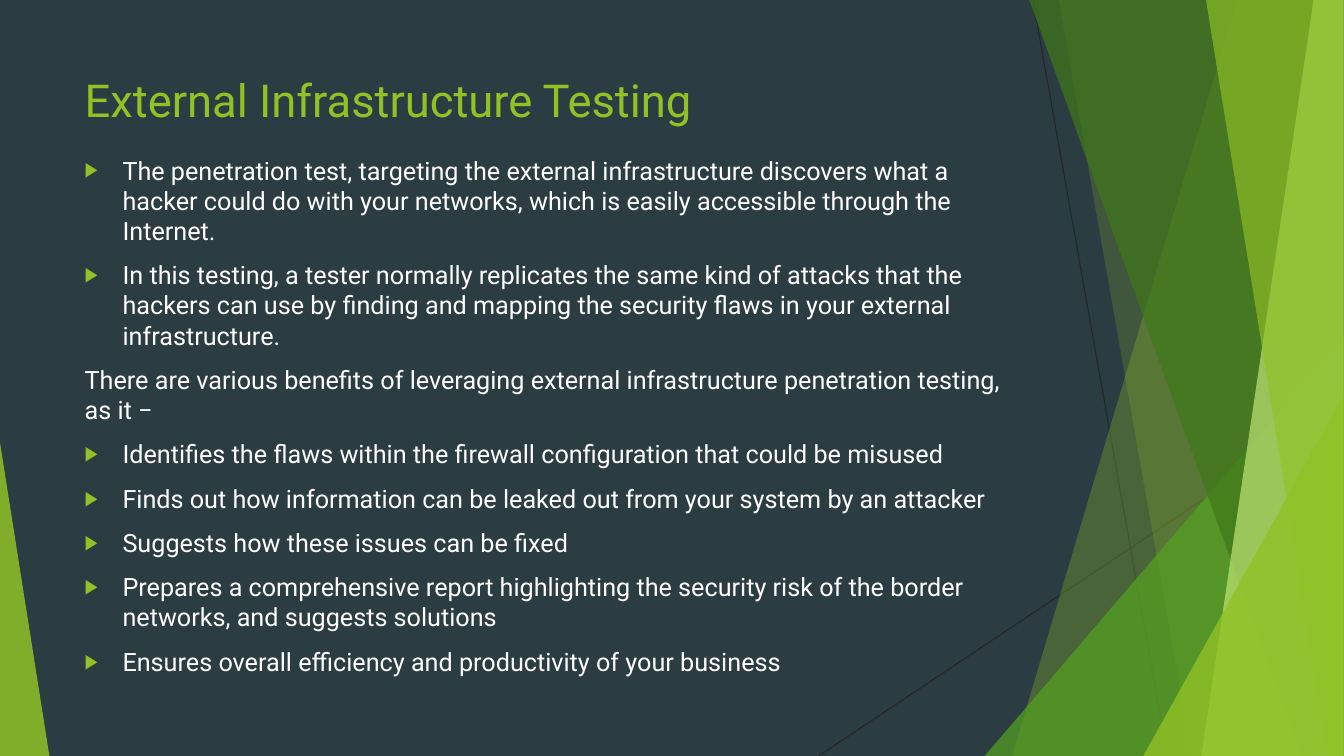
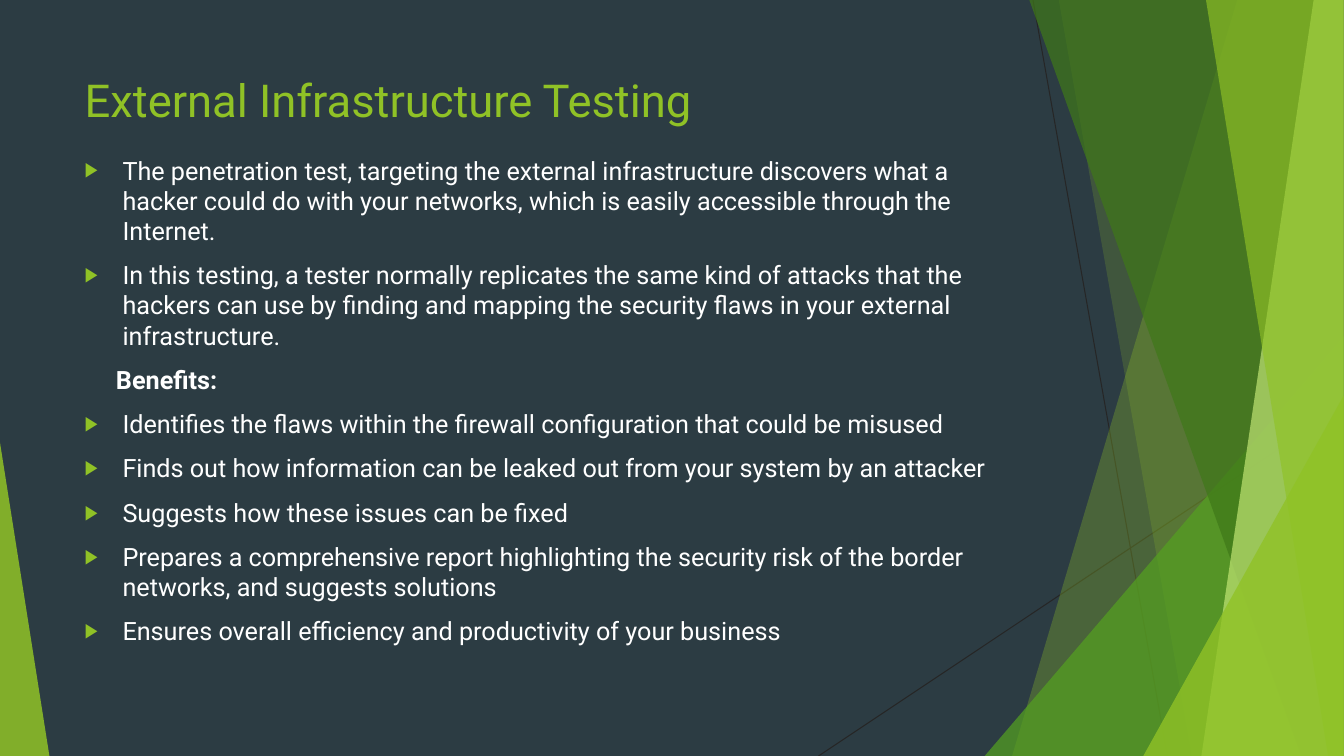
Before and after one commit to Navo26/SecurityTesting, a slide deck: slide 49 of PENETRATION TESTING.pptx. Drawn at 1344x756 pixels with LibreOffice and Linux fonts; fonts in the diff are those of the drawing. Boxes give left, top, right and bottom in pixels: in the first picture for what was removed or moved away, otherwise in the second. Text is boxed around its words. In the diff, an @@ line names an element or a change of style, - is before the commit and + after.

```diff
--- a/PENETRATION TESTING.pptx
+++ b/PENETRATION TESTING.pptx
@@ text at [116,370,217,390]: text changed; bold on @@
-There are various benefits of leveraging external infrastructure penetration testing, as it −
+Benefits:
```
Also in this commit, not shown: 8 slides added.
